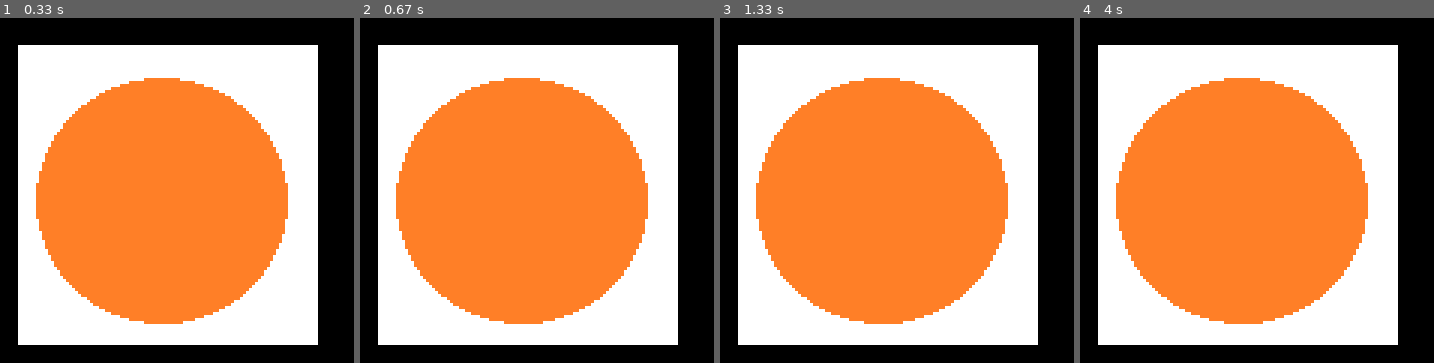
Above: before the commit, frames 1-4 (left to right).
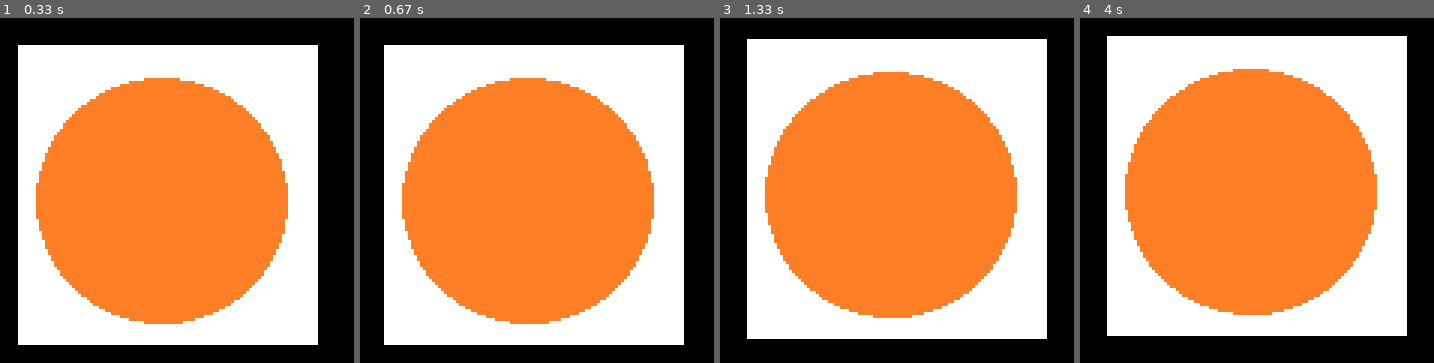
Above: after the commit, the same moments.

Repository: will-hd/Tank-Trouble
Game: pygame game, started from pygame_tutorial.py
Same seed, same stepped clock (60 frames per second), same inputs: the game is played once before the commit and once after it.
Inputs:
- Up to frame 1 (0.33 s): no input
- Up to frame 2 (0.67 s): hold Right from 0.33 s (still down)
- Up to frame 3 (1.33 s): release Right at 0.8 s; hold Up 0.83-1.13 s; hold Right from 1.17 s (still down)
- Up to frame 4 (4 s): release Right at 1.63 s; hold Left 1.67-2.2 s; hold Down 2.23-2.53 s; hold Left 2.57-2.97 s; hold Up 3-3.37 s; hold Right from 3.4 s (still down)

Frame 1 is identical in both runs. In frame 2, 5.4% of the frame differs, in the area x 5-92%, y 7-95%; in frame 3, 12%; in frame 4, 14%, in the area x 5-93%, y 5-95%.

Commit message:
moving sprite

Diff:
--- a/pygame_tutorial.py
+++ b/pygame_tutorial.py
@@ -11,13 +11,22 @@
 screen = pygame.display.set_mode((DISPLAY_WIDTH, DISPLAY_HEIGHT))
 
 
-# Player
-player_image = pygame.image.load('icon.png')
-PLAYER_POSTION = np.array([200, 200])
-dPOSITION = np.array([0, 0])
+class Tank:
+    def __init__(self) -> None:
+        self.player_image = pygame.image.load('icon.png')
+        self.POSITION = np.array([200, 200], dtype=np.float32)
+        self.dPOSITION = np.array([0, 0], dtype=np.float32)
 
-def player(position):
-    screen.blit(player_image, position)
+    def move(self):
+        self.POSITION += self.dPOSITION
+        self.dPOSITION = np.array([0, 0], dtype='float32') # Reset back to zero for next frame
+
+        # Convert to integer for pygame drawing
+        integer_position = self.POSITION.astype(int)
+        screen.blit(self.player_image, integer_position)
+
+# Instantiate a tank
+tank = Tank()
 
 # Game loop
 GAME_RUNNING = True
@@ -29,28 +38,15 @@
         if event.type == pygame.QUIT:
             GAME_RUNNING = False
 
-        # # If keystroke pressed, check if left or right
-        # if event.type == pygame.KEYDOWN:
-        #     if event.key == pygame.K_LEFT:
-        #         dPLAYER_X = -0.1
-        #     if event.key == pygame.K_RIGHT:
-        #         dPLAYER_X = 0.1
-        # # if event.type == pygame.KEYUP:
-        # #     if event.key == pygame.K_LEFT or event.key == pygame.K_RIGHT:
-        # #         dPLAYER_X = 0
     keys = pygame.key.get_pressed()
     if keys[pygame.K_RIGHT]:
-        dPOSITION[0] = dPOSITION[0] + 0.1
+        tank.dPOSITION[0] += 0.1
     if keys[pygame.K_LEFT]:
-        dPOSITION[0] += -0.1
+        tank.dPOSITION[0] += -0.1
     if keys[pygame.K_UP]:
-        dPOSITION[1] += 0.1
+        tank.dPOSITION[1] += -0.1
     if keys[pygame.K_DOWN]:
-        dPOSITION[1] += -0.1
-    print(dPOSITION[0])
-    PLAYER_POSTION += dPOSITION
+        tank.dPOSITION[1] += 0.1
 
-    player(PLAYER_POSTION)
+    tank.move()
     pygame.display.update()
-
-    dPOSITION = np.array([0,0])
